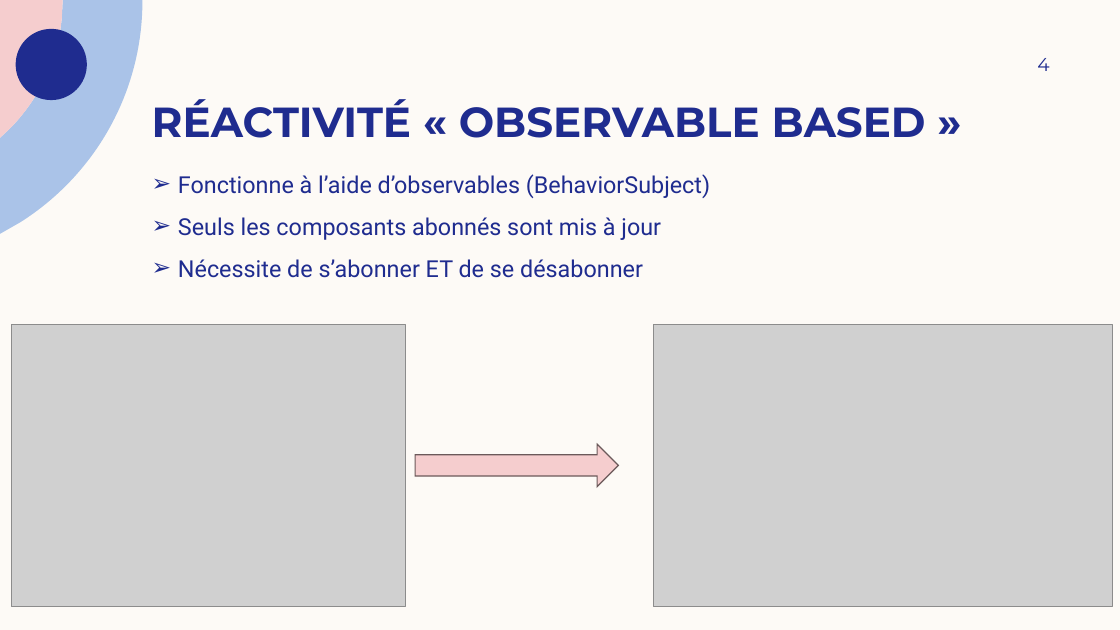
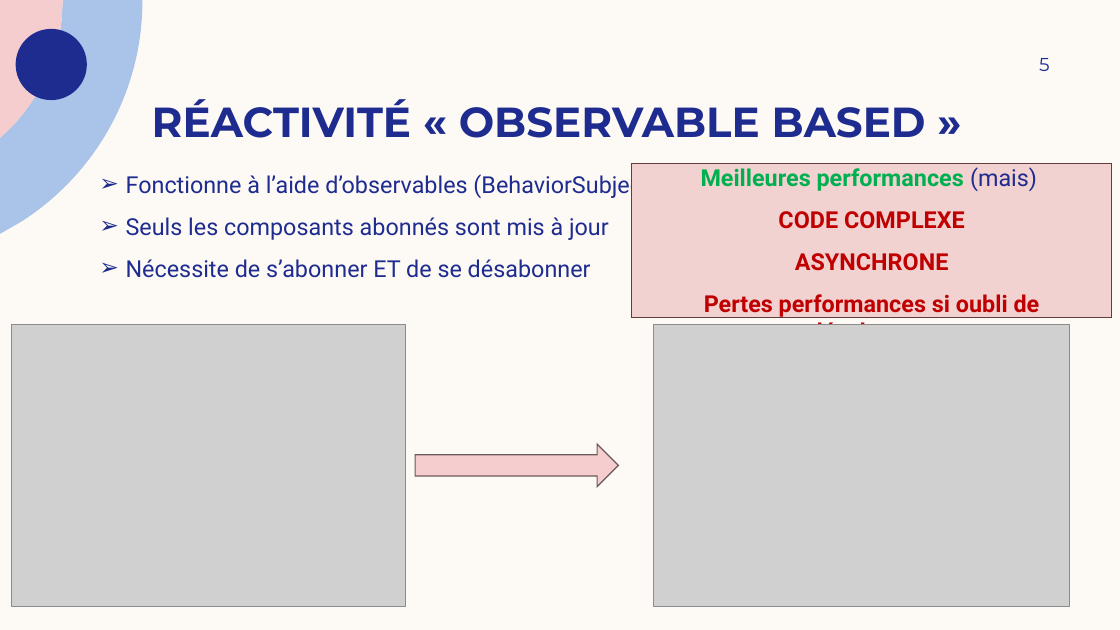
Before and after one commit to JeromeD1/angular-signaux, a slide deck: slide 5 of Angular signals - présentation.pptx (slide 4 before the commit). Drawn at 1120x630 pixels with LibreOffice and Linux fonts; fonts in the diff are those of the drawing; grey boxes stand for pictures. Boxes give left, top, right and bottom in pixels: in the first picture for what was removed or moved away, otherwise in the second. Text is boxed around its words. In the diff, an @@ line names an element or a change of style, - is before the commit and + after.

```diff
--- a/Angular signals - présentation.pptx
+++ b/Angular signals - présentation.pptx
@@ page number at (1039, 58, 1050, 71): text changed @@
-4
+5
@@ text "Fonctionne à l’aide d’observables (BehaviorSubject)": place and size @@
-text "Fonctionne à l’aide d’observables (BehaviorSubject)" at (178, 174, 710, 278)
+text "Fonctionne à l’aide d’observables (BehaviorSubject)" at (126, 172, 657, 278)
@@ rectangle added at (632, 164, 1112, 318), fill #F2D1D1, outline #613D3D 1 pt, 20 pt, text #C00000, bold @@
+Meilleures performances (mais)
+CODE COMPLEXE
+ASYNCHRONE
+Pertes performances si oubli de désabonner
@@ picture: place and size @@
-picture at (654, 324, 1112, 607)
+picture at (654, 324, 1070, 607)
```
Also in this commit, not shown: 12 slides added, 1 slide removed, 2 other files.
